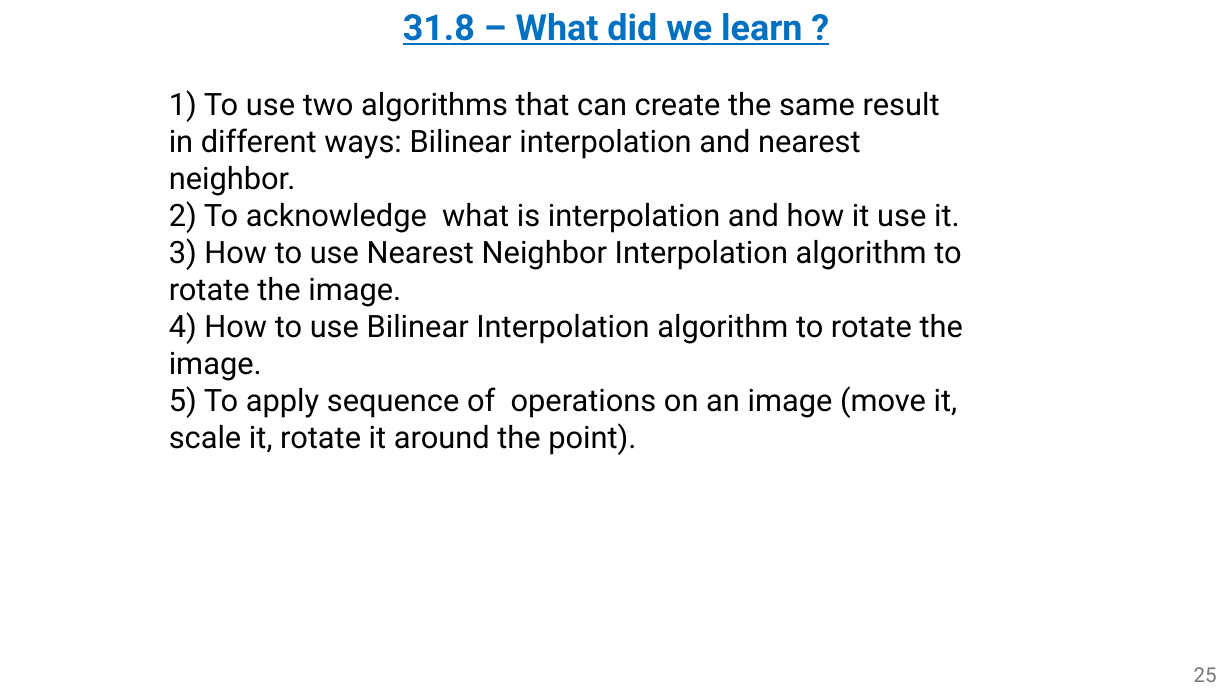
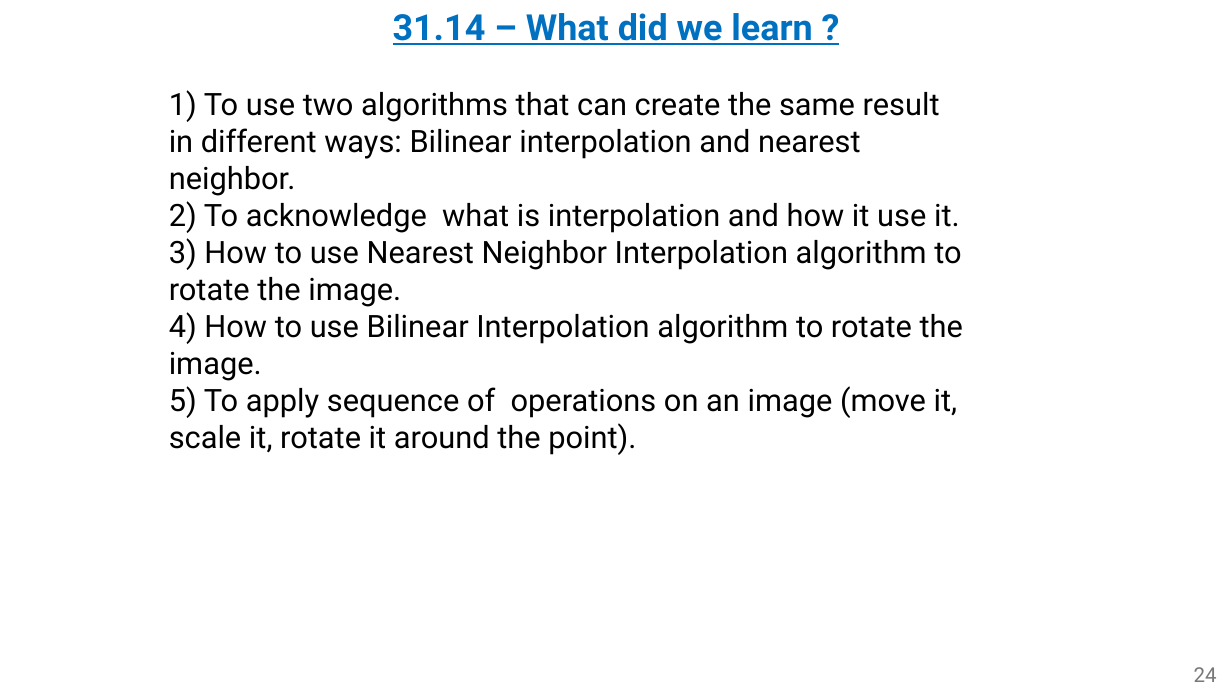
Before and after one commit to omripony/image-processing, a slide deck: slide 24 of labs/lab31-waiting for grade/version 2/1950-2210-7939-ImPr31-2.pptx (slide 25 before the commit). Drawn at 1232x693 pixels with LibreOffice and Linux fonts; fonts in the diff are those of the drawing. Boxes give left, top, right and bottom in pixels: in the first picture for what was removed or moved away, otherwise in the second. Text is boxed around its words. In the diff, an @@ line names an element or a change of style, - is before the commit and + after.

```diff
--- a/labs/lab31-waiting for grade/version 2/1950-2210-7939-ImPr31-2.pptx
+++ b/labs/lab31-waiting for grade/version 2/1950-2210-7939-ImPr31-2.pptx
@@ text at box(393, 13, 812, 45): text changed @@
-31.8 – What did we learn ?
+31.14 – What did we learn ?
@@ page number at box(1194, 667, 1217, 682): text changed @@
-25
+24
```
Also in this commit, not shown: 13 other slides changed, 2 slides added, 3 slides removed.
